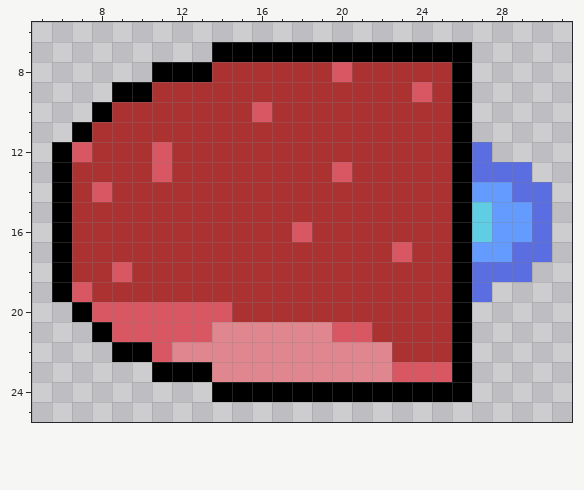
One commit to this pixel-art sprite: Unity Project/Assets/Sprites/eBullet.png. The first picture shows the starting point.
The file is 32x32 pixels. Shown: x 5..31, y 6..25.
The same view after the edit:
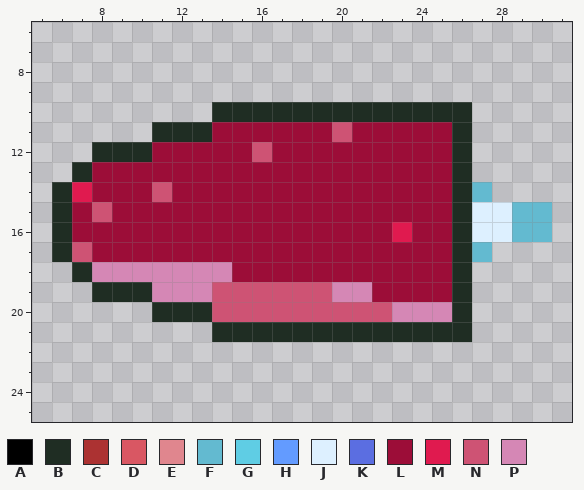
Palette (. is transparent): A #000000  B #1f2d23  C #ac3232  D #d95763  E #e0868e  F #63bad0  G #5fcde4  H #639bff  J #ddf0ff  K #5b6ee1  L #9c0d38  M #e01a4f  N #ce5374  P #d587b5
Changes in this commit:
Changed rows in their new state; - is an unchanged pixel.
first column x 6:
 7 --------.............----
 8 -----................----
 9 ---..................----
10 --......BBBBBBBBBBBBB----
11 -....BBBLLLLLLNLLLLLB----
12 ..BBBLLLLLNLLLLLLLLLB.---
13 .BLLLLLLLLLLLLLLLLLLB...-
14 BMLLLNLLLLLLLLLLLLLLBF...
15 BLNLLLLLLLLLLLLLLLLLBJJFF
16 BLLLLLLLLLLLLLLLLMLLBJJFF
17 BNLLLLLLLLLLLLLLLLLLBF...
18 .BPPPPPPPLLLLLLLLLLLB...-
19 ..BBBPPPNNNNNNPPLLLLB.---
20 -....BBBNNNNNNNNNPPPB----
21 --......BBBBBBBBBBBBB----
22 ---..................----
23 -----................----
24 --------.............----
Changed places in both pictures, as pixel boxes (x1, y1, x2, y2):
changed: (52, 42, 552, 402)
